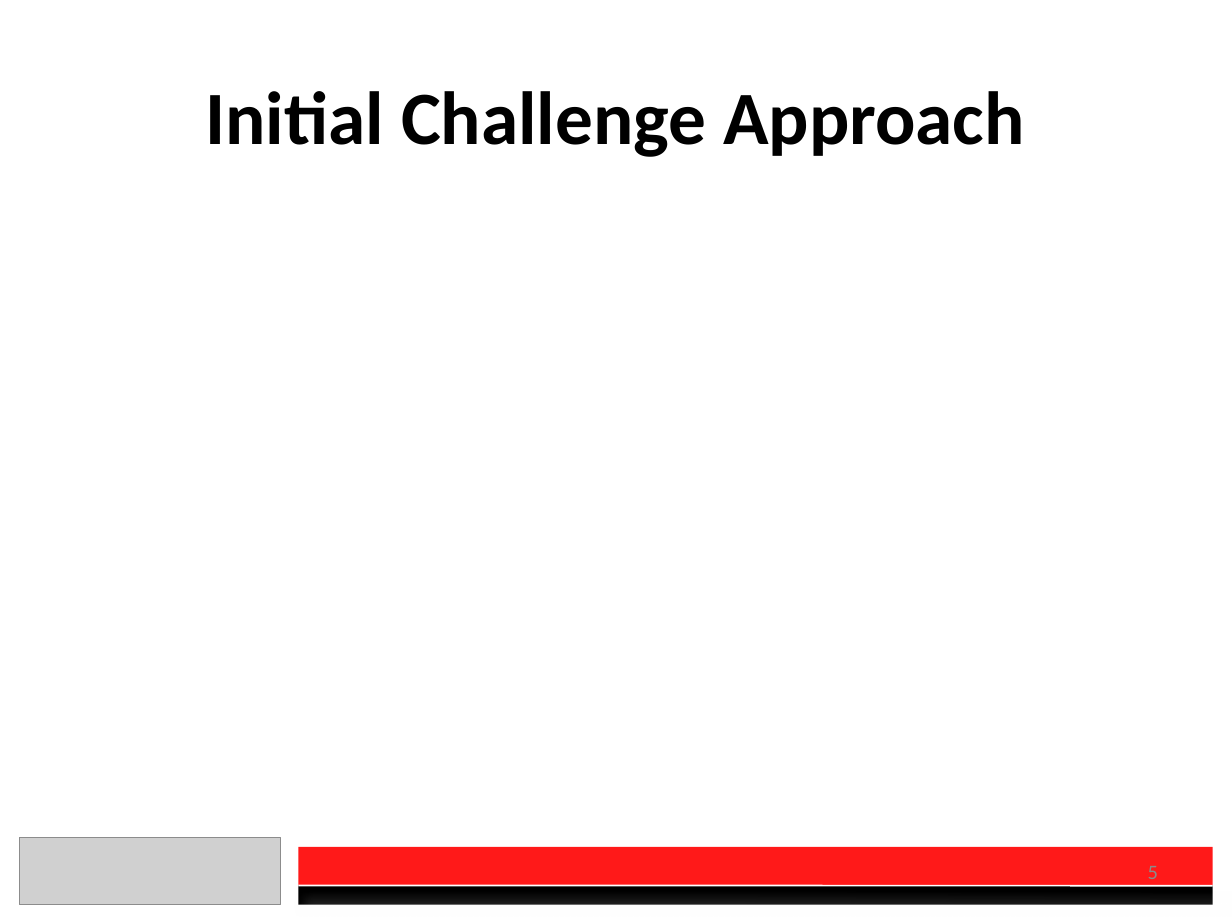
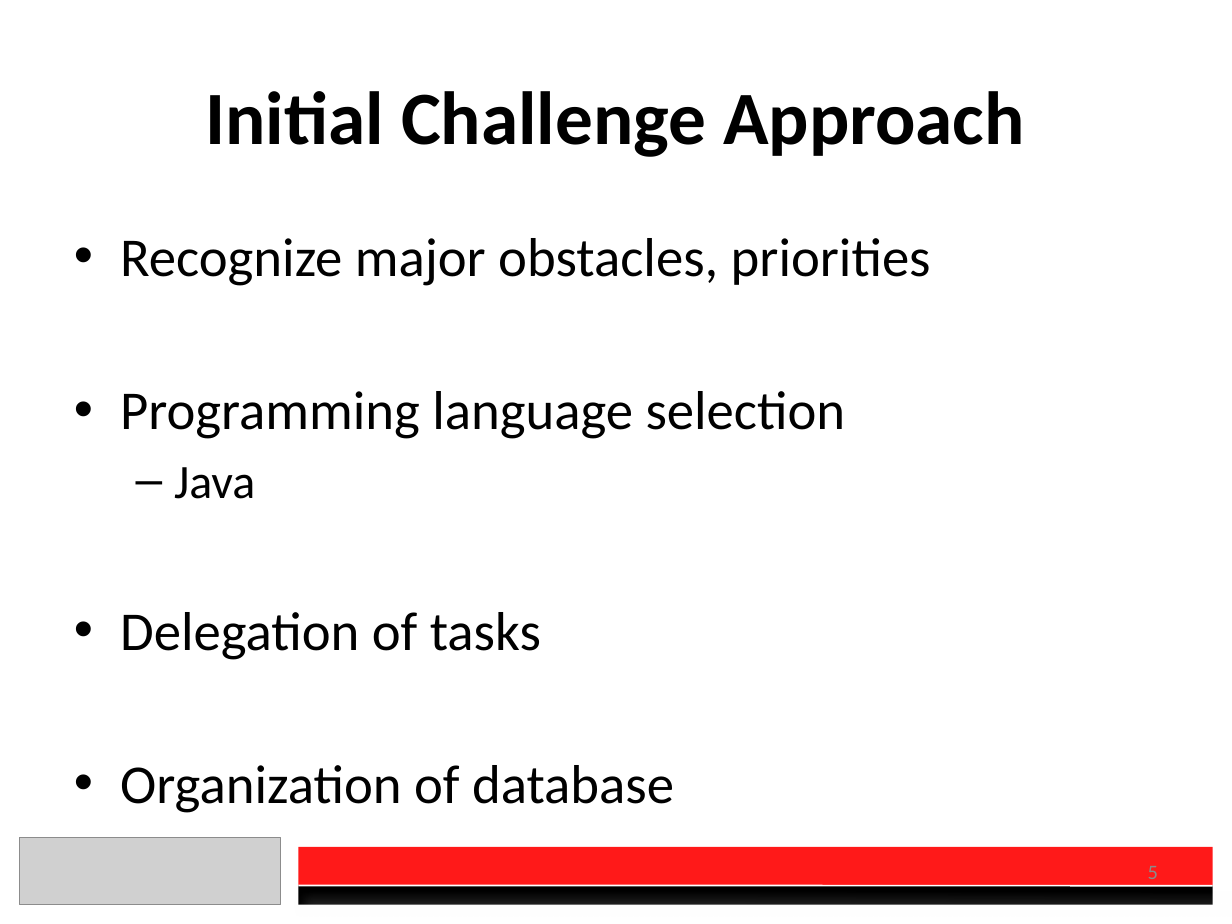
Before and after one commit to charberg/CEC2016, a slide deck: slide 5 of Presentation.pptx. Drawn at 1232x924 pixels with LibreOffice and Linux fonts; fonts in the diff are those of the drawing; grey boxes stand for pictures. Boxes give left, top, right and bottom in pixels: in the first picture for what was removed or moved away, otherwise in the second. Text is boxed around its words. In the diff, an @@ line names an element or a change of style, - is before the commit and + after.

```diff
--- a/Presentation.pptx
+++ b/Presentation.pptx
@@ text added at [120, 238, 931, 813], 32 pt, text #000000 @@
+• Recognize major obstacles, priorities
+• Programming language selection
+  – Java
+• Delegation of tasks
+• Organization of database
```
Also in this commit, not shown: 2 other slides changed, 4 other files.
